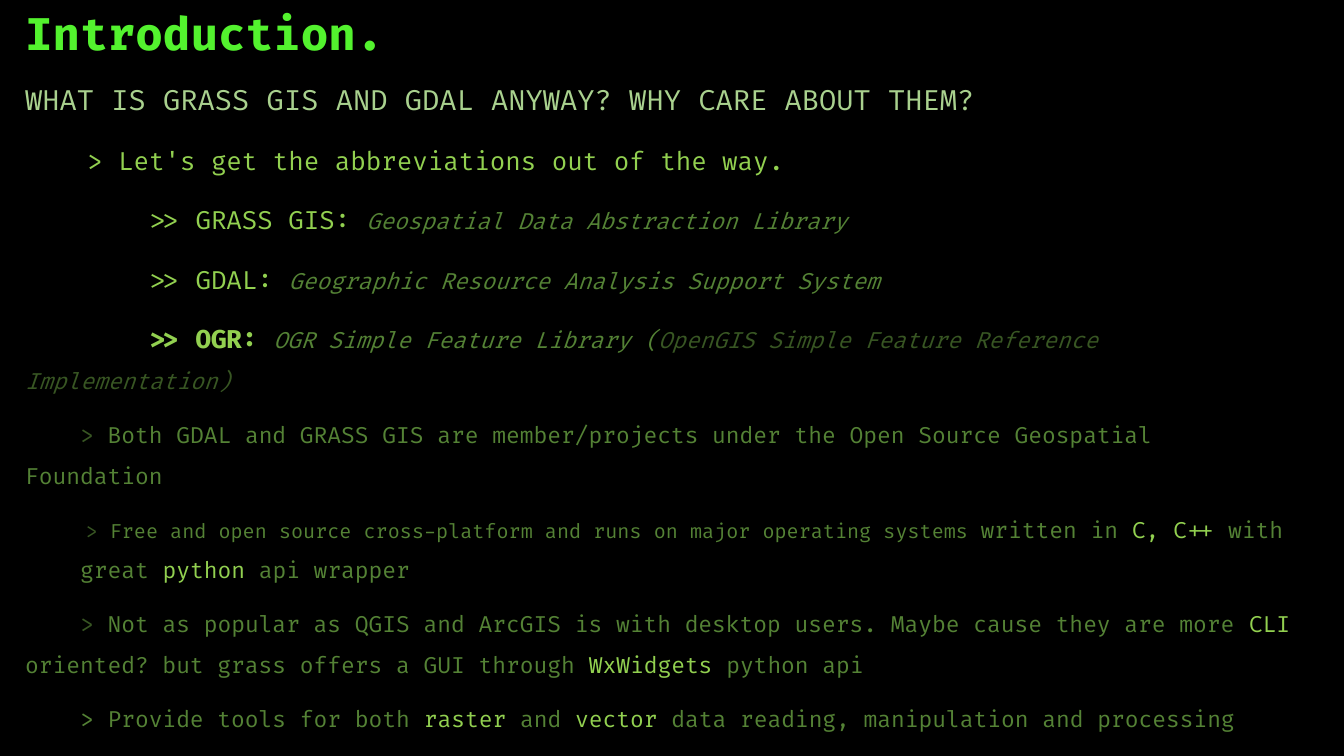
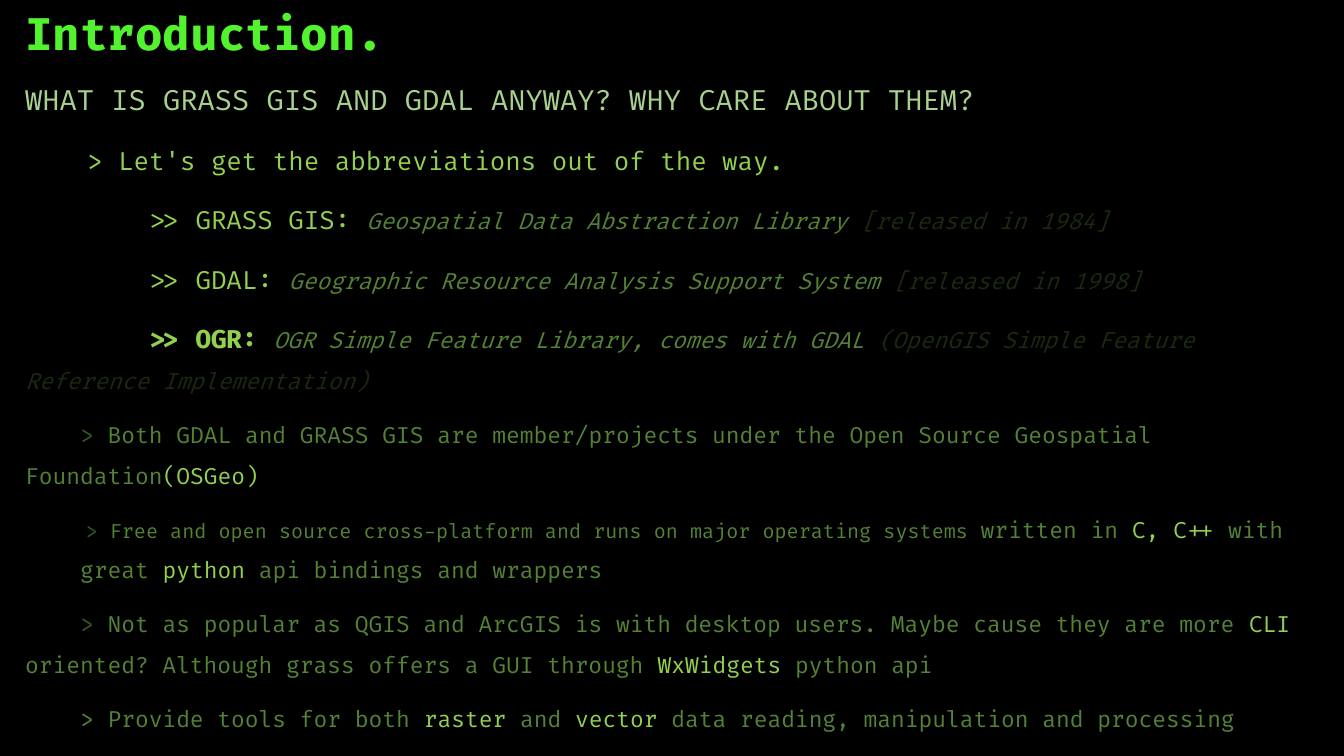
Before and after one commit to koyo-nic/gdal-grass-2021, a slide deck: slide 4 of Presentation.pptx. Drawn at 1344x756 pixels with LibreOffice and Linux fonts; fonts in the diff are those of the drawing; background and template pictures are left out. Boxes give left, top, right and bottom in pixels: in the first picture for what was removed or moved away, otherwise in the second. Text is boxed around its words. In the diff, an @@ line names an element or a change of style, - is before the commit and + after.

```diff
--- a/Presentation.pptx
+++ b/Presentation.pptx
@@ text at [25,211,1290,678]: text changed @@
->> GRASS GIS: Geospatial Data Abstraction Library
->> GDAL: Geographic Resource Analysis Support System
->> OGR: OGR Simple Feature Library (OpenGIS Simple Feature Reference Implementation)
-> Both GDAL and GRASS GIS are member/projects under the Open Source Geospatial Foundation
-> Free and open source cross-platform and runs on major operating systems written in C, C++ with great python api wrapper
-> Not as popular as QGIS and ArcGIS is with desktop users. Maybe cause they are more CLI oriented? but grass offers a GUI through WxWidgets python api
+>> GRASS GIS: Geospatial Data Abstraction Library [released in 1984]
+>> GDAL: Geographic Resource Analysis Support System [released in 1998]
+>> OGR: OGR Simple Feature Library, comes with GDAL (OpenGIS Simple Feature Reference Implementation)
+> Both GDAL and GRASS GIS are member/projects under the Open Source Geospatial Foundation(OSGeo)
+> Free and open source cross-platform and runs on major operating systems written in C, C++ with great python api bindings and wrappers
+> Not as popular as QGIS and ArcGIS is with desktop users. Maybe cause they are more CLI oriented? Although grass offers a GUI through WxWidgets python api
```
Also in this commit, not shown: 2 other slides changed, 2 slides added, 1 slide removed.
